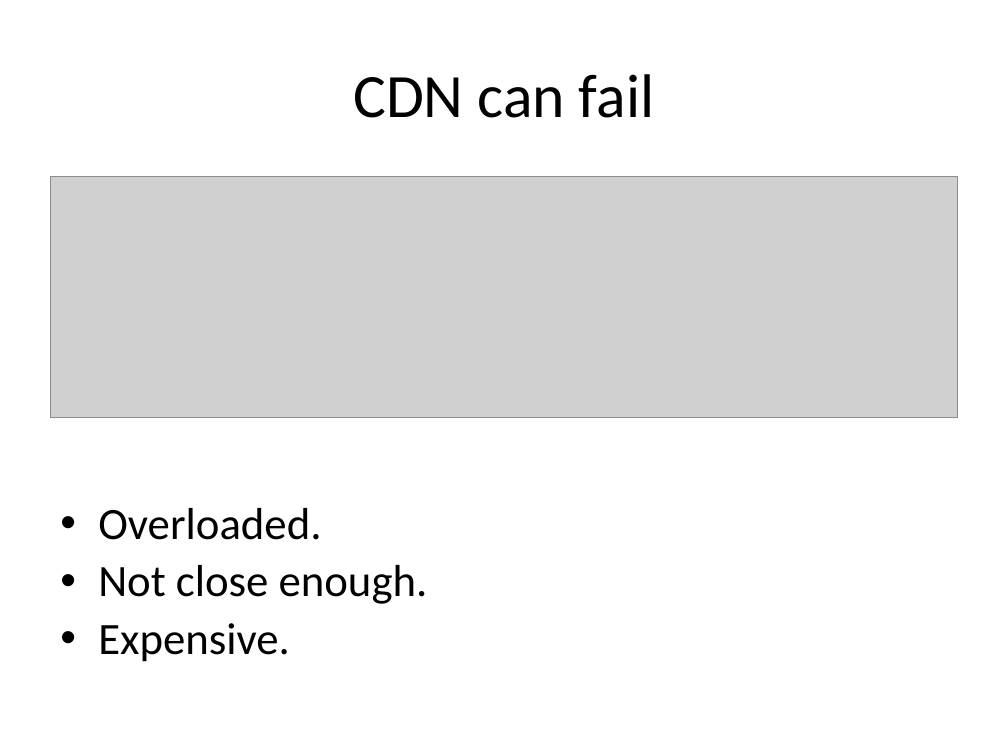
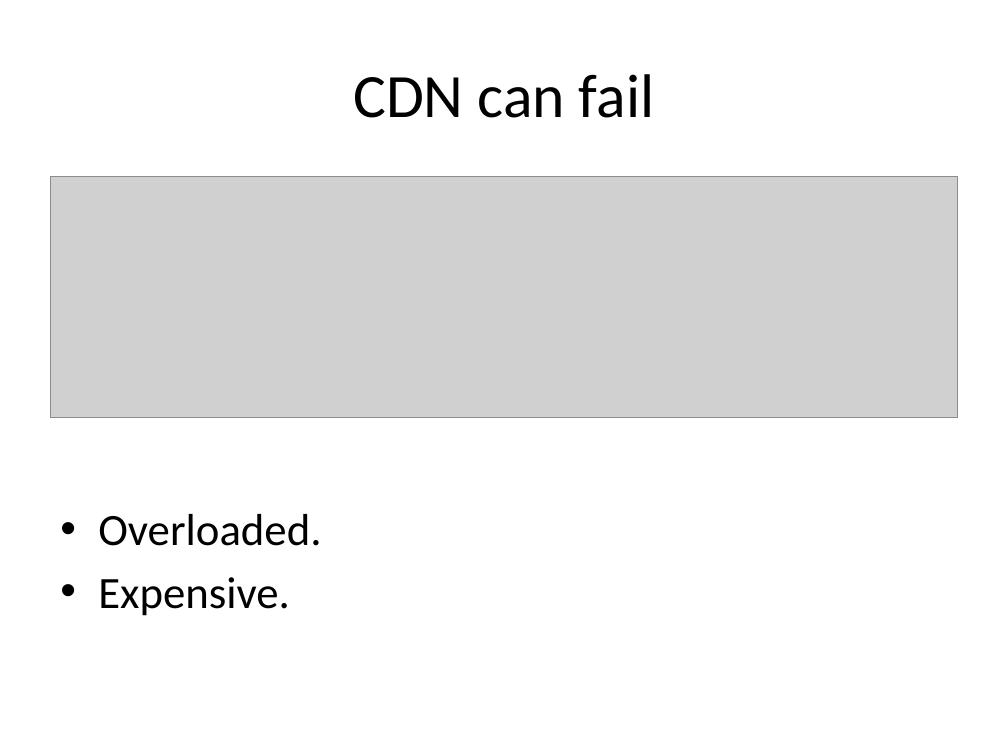
Before and after one commit to rdp/p2pwebclient, a slide deck: slide 6 of thesis_presentation/How to Make the Internet Faster.pptx (slide 8 before the commit). Drawn at 1008x756 pixels with LibreOffice and Linux fonts; fonts in the diff are those of the drawing; grey boxes stand for pictures. Boxes give left, top, right and bottom in pixels: in the first picture for what was removed or moved away, otherwise in the second. Text is boxed around its words. In the diff, an @@ line names an element or a change of style, - is before the commit and + after.

```diff
--- a/thesis_presentation/How to Make the Internet Faster.pptx
+++ b/thesis_presentation/How to Make the Internet Faster.pptx
@@ text "Overloaded." at <box>98,514,321,616</box>: line spacing 0.9 to 1 @@
@@ text at <box>98,565,428,604</box>: paragraph removed @@
-• Not close enough.
```
Also in this commit, not shown: 10 other slides changed, 1 slide added, 9 slides removed.
